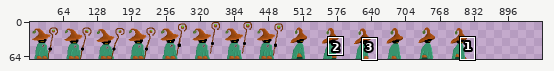
Sprite sheet -- assets/Chi.png. The first picture is a wide view before the edit; the outline marks the close-up.
Close-up. Earlier state:
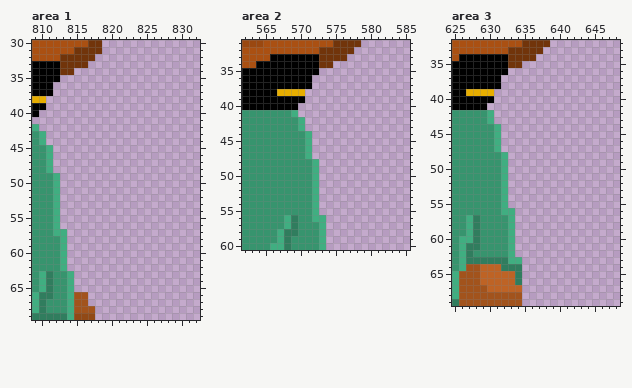
The file is 880x70 pixels. Colours within 5 levels of each other are drawn and written as one. Shown: area 1: x 809..832, y 30..69; area 2: x 562..585, y 31..60; area 3: x 625..648, y 32..69. The old version is drawn lined up with the new one, on the new canvas. The wide view leaves out empty margins. The commit also changed other parts of the picture, which this record leaves out.
After:
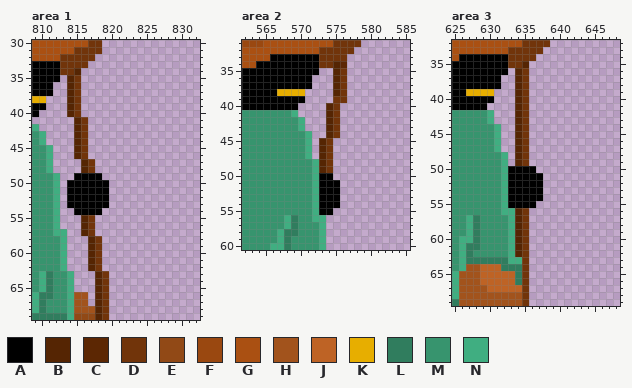
Palette (. is transparent): A #000000  B #552503  C #5c2703  D #71340a  E #914916  F #9a4810  G #aa5012  H #a2531c  J #be6325  K #e7ae00  L #307d5e  M #37946e  N #40ae81
Changes in this commit:
canvas 880x70 -> 960x70
Area 1:
y 34: x 815 . -> B
y 35..40: x 814..815 .. -> BD
y 41..46: x 815..816 .. -> BD
y 47..48: x 816..817 .. -> BD
y 49: x 815..818 .... -> AAAA
y 50..53: x 814..819 ...... -> AAAAAA
y 54: x 815..818 .... -> AAAA
y 55..57: x 816..817 .. -> BD
y 58..62: x 817..818 .. -> BD
y 63..69: x 818..819 .. -> BD
Area 2:
y 34: x 575..576 .. -> BC
y 35..38: x 575..576 .. -> BD
y 39: x 575..576 .. -> DD
y 40..44: x 574..575 .. -> BD
y 45..49: x 573..574 .. -> BD
y 50: x 573..574 .. -> AA
y 51..54: x 573..575 ... -> AAA
y 55: x 573..574 .. -> AA
Area 3:
y 35: x 635 . -> B
y 36..49: x 634..635 .. -> BD
y 50: x 633..636 .... -> AAAA
y 51..54: x 633..637 ..... -> AAAAA
y 55: x 633..636 .... -> AAAA
y 56..62: x 634..635 .. -> BD
y 63..69: x 635 . -> D
Boxes around the changes in both close-ups, in picture pixels (x1, y1, x2, y2):
added: (67, 68, 109, 320)
added: (319, 61, 347, 215)
added: (508, 61, 543, 306)
